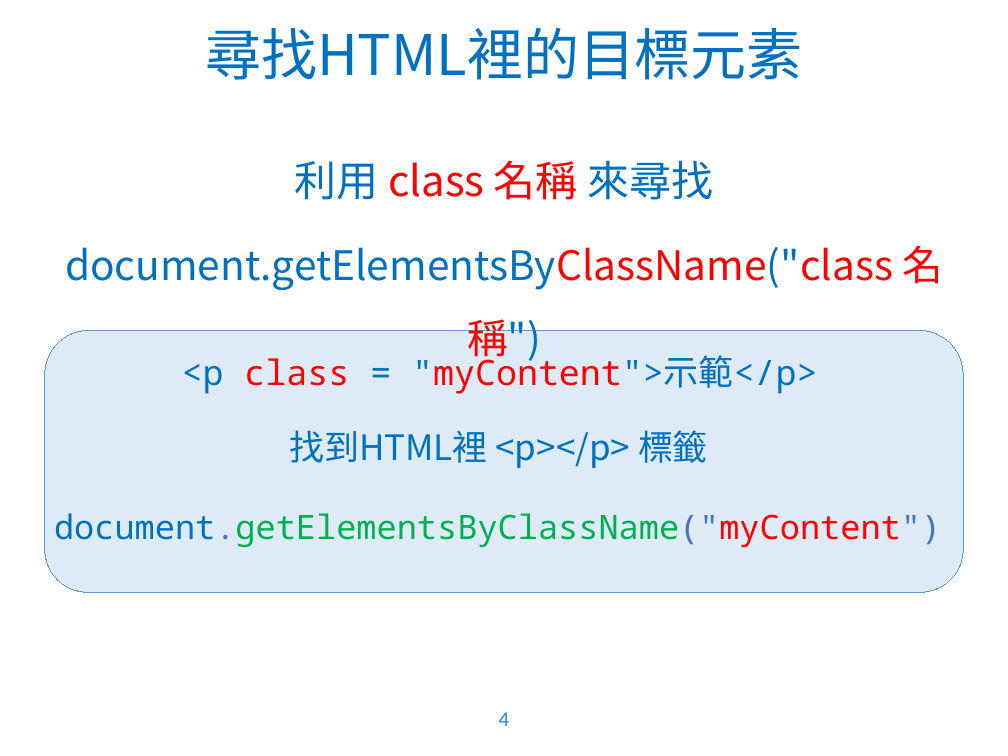
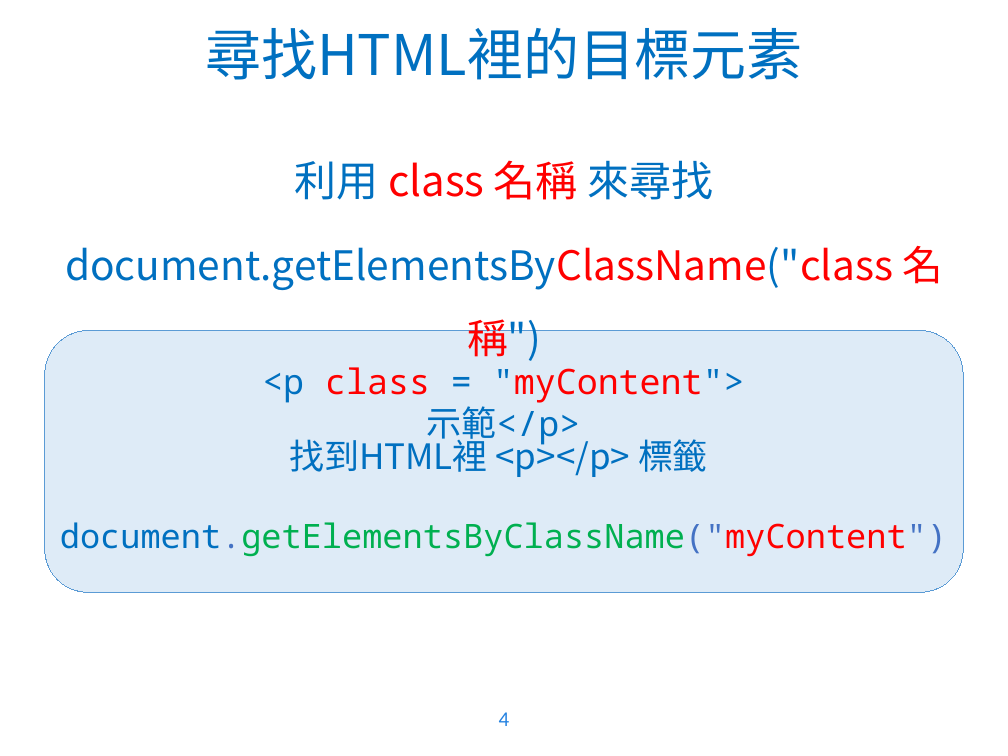
Before and after one commit to WaRTanKE7/WebClubData, a slide deck: slide 4 of 教學簡報/JavaScript - 2.pptx. Drawn at 1008x756 pixels with LibreOffice and Linux fonts; fonts in the diff are those of the drawing; background and template pictures are left out. Boxes give left, top, right and bottom in pixels: in the first picture for what was removed or moved away, otherwise in the second. Text is boxed around its words. In the diff, an @@ line names an element or a change of style, - is before the commit and + after.

```diff
--- a/教學簡報/JavaScript - 2.pptx
+++ b/教學簡報/JavaScript - 2.pptx
@@ text "<p class = "myContent">示範</p>" at (x1=262, y1=367, x2=745, y2=446): alignment left to centre @@
@@ text "<p class = "myContent">示範</p>" moved from (x1=182, y1=352, x2=817, y2=394) to (x1=262, y1=367, x2=745, y2=446) @@
@@ text "找到HTML裡 <p></p> 標籤" rewrapped from (x1=289, y1=430, x2=708, y2=468) to (x1=289, y1=434, x2=708, y2=477) @@
@@ text "document.getElementsByClassName("myContent")" moved from (x1=54, y1=513, x2=941, y2=548) to (x1=60, y1=522, x2=947, y2=557) @@
@@ text "document.getElementsByClassName("myContent")" at (x1=60, y1=522, x2=947, y2=557): alignment left to centre @@
```
Also in this commit, not shown: 3 other slides changed.
